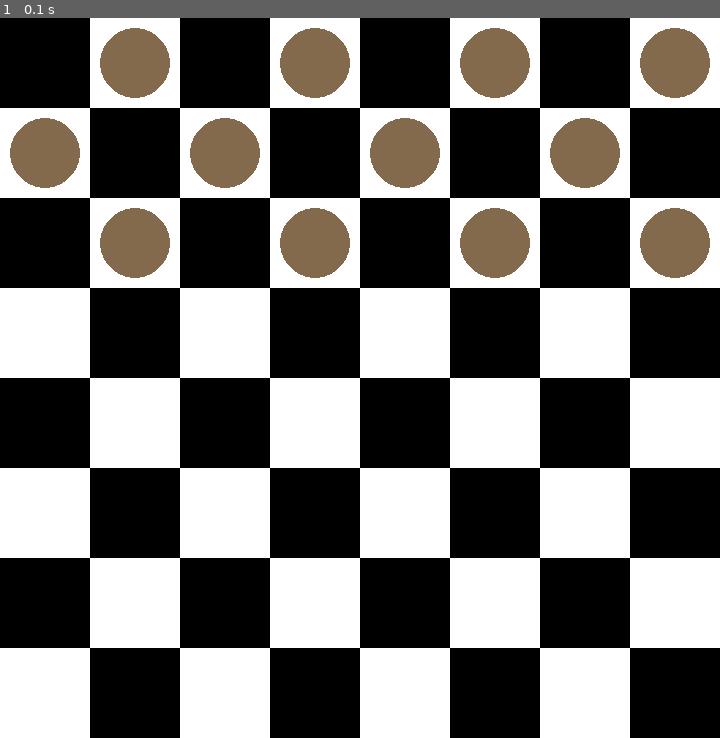
Above: before the commit, frame 1.
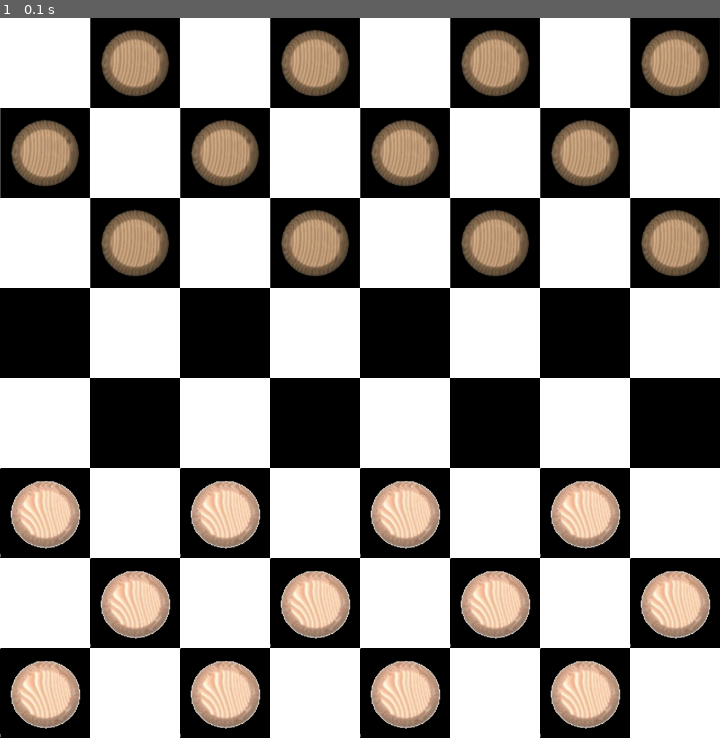
Above: after the commit, the same moment.

Repository: edgar-maddocks/NEA
Game: pygame game, started from nea/checkers_gui/checkers_gui.py
Same seed, same stepped clock (60 frames per second), same inputs: the game is played once before the commit and once after it.
Inputs:
- Up to frame 1 (0.1 s): no input

The runs differ from the first frame. In frame 1, 98% of the frame differs, in the area x 0-100%, y 0-100%.

Commit message:
Work on GUI selection

Diff:
--- a/nea/checkers_gui/checkers_gui.py
+++ b/nea/checkers_gui/checkers_gui.py
@@ -1,6 +1,16 @@
 from nea.ConsoleCheckers import CheckersGame
-from nea.ConsoleCheckers.consts import SIZE as BOARD_SIZE, BLACK_K, BLACK_R, WHITE_K, WHITE_R, EMPTY
+from nea.ConsoleCheckers.consts import (SIZE as BOARD_SIZE,
+                                        BLACK_K,
+                                        BLACK_R,
+                                        WHITE_K,
+                                        WHITE_R,
+                                        EMPTY,
+                                        WHITE,
+                                        WHITES,
+                                        BLACK,
+                                        BLACKS)
 from nea.checkers_gui.consts import *
+from nea.checkers_gui.helpers import *
 
 import pygame
 
@@ -10,15 +20,16 @@
     """
     def __init__(self, game: CheckersGame) -> None:
         self.game = game
+        self.piece_selected = None
 
     def draw(self, screen: pygame.Surface):
         for row in range(8):
             if row % 2 == 0:
                 for x in range(0, DISPLAY.SCREEN_SIZE, DISPLAY.SQUARE_SIZE*2):
-                    pygame.draw.rect(screen, COLOURS.BLACK, pygame.Rect(x, row*DISPLAY.SQUARE_SIZE, DISPLAY.SQUARE_SIZE, DISPLAY.SQUARE_SIZE))
+                    pygame.draw.rect(screen, COLOURS.WHITE, pygame.Rect(x, row*DISPLAY.SQUARE_SIZE, DISPLAY.SQUARE_SIZE, DISPLAY.SQUARE_SIZE))
             else:
                 for x in range(DISPLAY.SQUARE_SIZE, DISPLAY.SCREEN_SIZE, DISPLAY.SQUARE_SIZE*2):
-                    pygame.draw.rect(screen, COLOURS.BLACK, pygame.Rect(x, row*DISPLAY.SQUARE_SIZE, DISPLAY.SQUARE_SIZE, DISPLAY.SQUARE_SIZE))
+                    pygame.draw.rect(screen, COLOURS.WHITE, pygame.Rect(x, row*DISPLAY.SQUARE_SIZE, DISPLAY.SQUARE_SIZE, DISPLAY.SQUARE_SIZE))
         for y in range(BOARD_SIZE):
             for x in range(BOARD_SIZE):
                 piece = self.game.board[x, y]
@@ -26,10 +37,33 @@
                     self._draw_piece(screen, piece=piece, x=x, y=y)
 
 
-    def _draw_piece(self, screen: pygame, piece: int, x: int, y: int) -> None:
+    def _draw_piece(self, screen: pygame.Surface, piece: int, x: int, y: int) -> None:
         if piece == BLACK_R:
-            black_r = pygame.image.load("nea/checkers_gui/media/images/black_r.png")
-            pygame.draw.circle(screen, COLOURS.BROWN, center=(y*DISPLAY.SQUARE_SIZE + DISPLAY.SQUARE_SIZE/2, x*DISPLAY.SQUARE_SIZE + DISPLAY.SQUARE_SIZE/2), radius=DISPLAY.PIECE_RADIUS)
+            black_r = pygame.image.load("nea/checkers_gui/media/images/black_r.png").convert_alpha()
+            screen.blit(black_r, (y*DISPLAY.SQUARE_SIZE, x*DISPLAY.SQUARE_SIZE))
+        elif piece == BLACK_K:
+            black_k = pygame.image.load("nea/checkers_gui/media/images/black_k.png").convert_alpha()
+            screen.blit(black_k, (y*DISPLAY.SQUARE_SIZE, x*DISPLAY.SQUARE_SIZE))
+        elif piece == WHITE_R:
+            white_r = pygame.image.load("nea/checkers_gui/media/images/white_r.png").convert_alpha()
+            screen.blit(white_r, (y*DISPLAY.SQUARE_SIZE, x*DISPLAY.SQUARE_SIZE))
+        elif piece == WHITE_K:
+            white_k = pygame.image.load("nea/checkers_gui/media/images/white_k.png").convert_alpha()
+            screen.blit(white_k, (y*DISPLAY.SQUARE_SIZE, x*DISPLAY.SQUARE_SIZE))
+
+    def click(self, mouse_pos: tuple[int, int]) -> None:
+        mouse_x, mouse_y = mouse_pos
+        row, col = get_row_selected(mouse_y=mouse_y), get_col_selected(mouse_x=mouse_x)
+
+        if self.piece_selected is None:
+            if self.game.player == WHITE:
+                if self.game.board[row, col] in WHITES:
+                    self.piece_selected = (row, col)
+            elif self.game.player == BLACK:
+                if self.game.board[row, col] in BLACKS:
+                    self.piece_selected = (row, col)
+        else:
+            pass
 
 
 def game_loop(game: CheckersGame) -> None:
@@ -45,8 +79,10 @@
 
             if e.type == pygame.QUIT:
                 game_in_progress = False
+            if e.type == pygame.MOUSEBUTTONDOWN:
+                game.click(pygame.mouse.get_pos())
 
-        screen.fill(COLOURS.WHITE)
+        screen.fill(COLOURS.BLACK)
         gui.draw(screen)
         pygame.display.flip()
 
--- /dev/null
+++ b/nea/checkers_gui/helpers.py
@@ -0,0 +1,7 @@
+from nea.checkers_gui.consts import *
+
+def get_row_selected(mouse_y: int) -> int:
+    return mouse_y % DISPLAY.SQUARE_SIZE
+
+def get_col_selected(mouse_x: int) -> int:
+    return mouse_x % DISPLAY.SQUARE_SIZE
